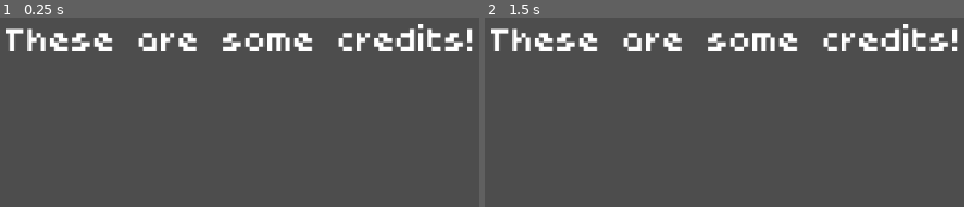
Above: before the commit, frames 1-2 (left to right).
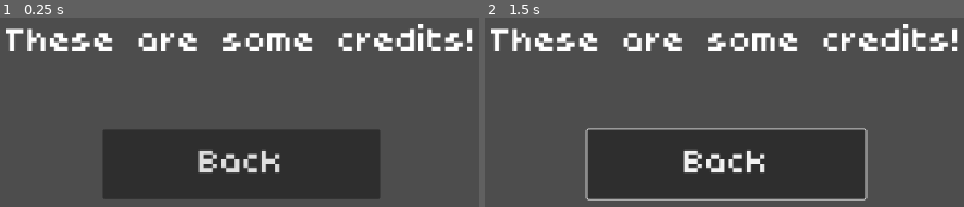
Above: after the commit, the same moments.

Repository: sdepouw/mathematics-and-cheese
Game: Godot game, scene res://Scenes/Credits/credits.tscn
Same seed, same stepped clock (60 frames per second), same inputs: the game is played once before the commit and once after it. This scene is started directly instead of the project's main scene.
Inputs (mouse positions are in pixels of both pictures, inside the frame that each line leads up to):
- Up to frame 1 (0.25 s): no input
- Up to frame 2 (1.5 s): click (724, 163) at 0.5 s, where only the run after the commit has a clickable "Back"; move the mouse to (901, 19) at 1.27 s; hold D (move_right) from 1.28 s (still down); click (901, 19) at 1.42 s

The runs differ from the first frame. In frame 1, 21% of the frame differs, in the area x 21-80%, y 59-96%; in frame 2, 22%, in the area x 20-80%, y 58-97%.

Commit message:
Basic Credits button and return

Diff:
--- /dev/null
+++ b/Game/Scenes/Credits/credits.gd
@@ -0,0 +1,7 @@
+class_name CreditsScreen
+extends CanvasLayer
+
+signal credits_ended
+
+func _on_back_button_pressed() -> void:
+  credits_ended.emit()
--- a/Game/Scenes/Credits/credits.tscn
+++ b/Game/Scenes/Credits/credits.tscn
@@ -1,6 +1,9 @@
-[gd_scene format=3 uid="uid://c2m51cu3euqqd"]
+[gd_scene load_steps=2 format=3 uid="uid://c2m51cu3euqqd"]
+
+[ext_resource type="Script" uid="uid://c066o242r7s4j" path="res://Scenes/Credits/credits.gd" id="1_ykwev"]
 
 [node name="Credits" type="CanvasLayer"]
+script = ExtResource("1_ykwev")
 
 [node name="Label" type="Label" parent="."]
 anchors_preset = 15
@@ -12,3 +15,20 @@
 text = "These are some credits!"
 horizontal_alignment = 1
 vertical_alignment = 1
+
+[node name="BackButton" type="Button" parent="."]
+anchors_preset = 7
+anchor_left = 0.5
+anchor_top = 1.0
+anchor_right = 0.5
+anchor_bottom = 1.0
+offset_left = -200.0
+offset_top = -200.0
+offset_right = 200.0
+offset_bottom = -100.0
+grow_horizontal = 2
+grow_vertical = 0
+mouse_default_cursor_shape = 2
+text = "Back"
+
+[connection signal="pressed" from="BackButton" to="." method="_on_back_button_pressed"]
--- a/Game/Scenes/Main/main.gd
+++ b/Game/Scenes/Main/main.gd
@@ -2,6 +2,7 @@
 extends Node
 
 # TODO: Update to monospaced font. Google has a 'pixel' font?
+# TODO: Button defaults (theme?): 400x100, pointer cursor
 # TODO: 'Main Menu' with 'Start' and 'Credits' (attribute icon, font, license)
 # TODO: Bluey credited to "Alblune" https://alblune.com/,
 # from "Squakross: Home Squeak Home" https://www.squeakross.cool/
@@ -15,7 +16,7 @@
 func _ready() -> void:
   _sceneLoader.queue_load(_splashScreenScene)
 
-func _on_splash_screen_ended() -> void:
+func _load_main_menu() -> void:
   _sceneLoader.queue_load(_mainMenuScene)
 
 func _on_load_game_request() -> void:
@@ -27,13 +28,15 @@
 func _on_scene_loader_instance_loaded(loadedInstance: Node) -> void:
   var mainMenu: MainMenu = loadedInstance as MainMenu
   if mainMenu != null:
-    print("It's a main menu!")
     mainMenu.load_game.connect(_on_load_game_request)
     mainMenu.load_credits.connect(_on_load_credits_request)
     return
+  # TODO: Any "return to main menu on scene end", could we emit "scene unloaded" instead?
+  # Each scene would essentially have to self-terminate
   var splashScreen: SplashScreen = loadedInstance as SplashScreen
   if splashScreen != null:
-    print("It's a splash screen!")
-    splashScreen.splash_scene_ended.connect(_on_splash_screen_ended)
-  else:
-    print("It's something else!")
+    splashScreen.splash_scene_ended.connect(_load_main_menu)
+    return
+  var creditsScreen: CreditsScreen = loadedInstance as CreditsScreen
+  if creditsScreen != null:
+    creditsScreen.credits_ended.connect(_load_main_menu)
--- a/Game/Scenes/SplashScreen/splash_screen.gd
+++ b/Game/Scenes/SplashScreen/splash_screen.gd
@@ -1,7 +1,7 @@
 class_name SplashScreen
 extends Node
 
-signal splash_scene_ended();
+signal splash_scene_ended
 
 func _ready() -> void:
   await get_tree().create_timer(1.5).timeout
Not shown, added: Game/Scenes/Credits/credits.gd.uid
